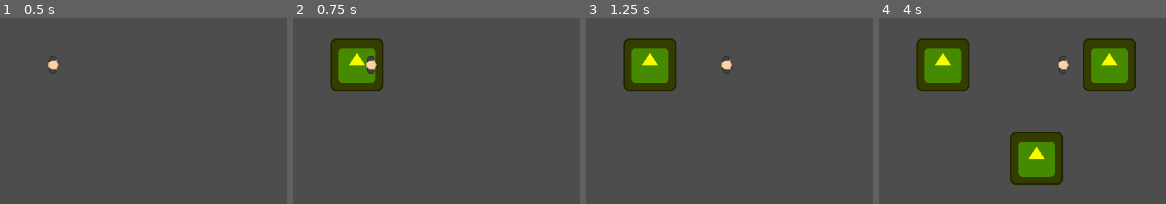
Above: before the commit, frames 1-4 (left to right).
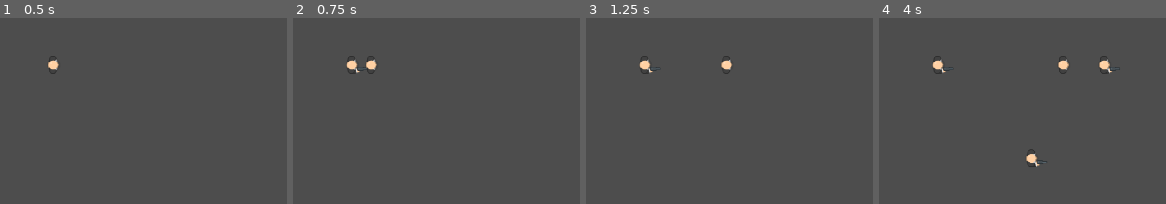
Above: after the commit, the same moments.

Repository: egreenfield323/CS390-group-prototype
Game: Godot game, scene res://Scenes/main.tscn
Two runs of this game, one before a commit and one after it. Both use one fixed random seed, a clock stepped at 60 frames per second and the inputs below. The engine's default icon, where the game draws it, is replaced by a stand-in: a white triangle on a blue panel in a dark square.
Inputs (mouse positions are in pixels of both pictures, inside the frame that each line leads up to):
- Up to frame 1 (0.5 s): no input
- Up to frame 2 (0.75 s): tap Enter at 0.5 s; move the mouse to (outside the picture) at 0.52 s; hold D (move_right) from 0.53 s (still down); tap Space (clone) at 0.6 s
- Up to frame 3 (1.25 s): keep holding D (move_right)
- Up to frame 4 (4 s): tap Space (clone) at 1.25, 1.35, 2.1, 2.85, 3.6 s; move the mouse to (outside the picture) at 1.27 s; release D (move_right) at 1.28 s; hold S (move_down) 1.28-2.03 s; move the mouse to (outside the picture) at 2.02 s; hold D (move_right) 2.03-2.78 s; move the mouse to (outside the picture) at 2.77 s; hold W (move_up) 2.78-3.53 s; tap Enter at 3.5 s; move the mouse to (outside the picture) at 3.52 s; hold A (move_left) from 3.53 s (still down)

Frame 1 is identical in both runs. In frame 2, 5.0% of the frame differs, in the area x 12-32%, y 10-40%; in frame 3, 5.3%; in frame 4, 16%, in the area x 12-90%, y 10-90%.

Commit message:
edit clone sprites

Diff:
--- a/Project/group-prototype/GameObjects/Clone/clone.tscn
+++ b/Project/group-prototype/GameObjects/Clone/clone.tscn
@@ -1,13 +1,13 @@
 [gd_scene load_steps=5 format=3 uid="uid://cc2e0aoe68ah5"]
 
 [ext_resource type="Script" path="res://GameObjects/Clone/clone.gd" id="1_ceh8s"]
-[ext_resource type="Texture2D" uid="uid://cm4vqdh7bxpox" path="res://icon.svg" id="1_ik2rj"]
+[ext_resource type="Texture2D" uid="uid://rikv27f4dvrs" path="res://Assets/Characters/spritesheet_characters.png" id="2_tuage"]
 
 [sub_resource type="CircleShape2D" id="CircleShape2D_x71wi"]
-radius = 63.9531
+radius = 25.0
 
 [sub_resource type="CircleShape2D" id="CircleShape2D_6k0ne"]
-radius = 150.0
+radius = 60.0
 
 [node name="Clone" type="RigidBody2D"]
 collision_layer = 2
@@ -16,8 +16,9 @@
 script = ExtResource("1_ceh8s")
 
 [node name="Sprite2D" type="Sprite2D" parent="."]
-modulate = Color(0.9829, 0.984769, 0, 1)
-texture = ExtResource("1_ik2rj")
+texture = ExtResource("2_tuage")
+region_enabled = true
+region_rect = Rect2(1, 132, 53, 43)
 
 [node name="CollisionShape2D" type="CollisionShape2D" parent="."]
 shape = SubResource("CircleShape2D_x71wi")
Not shown, added: Project/group-prototype/Assets/Characters/spritesheet_characters.png.import
